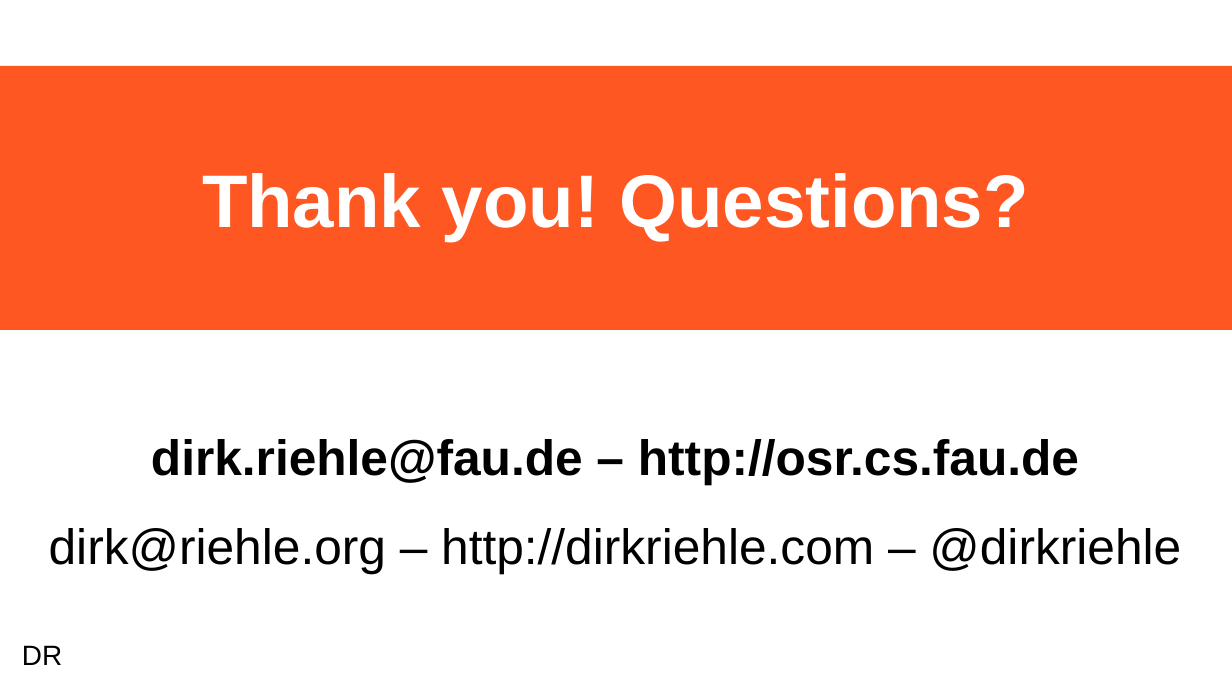
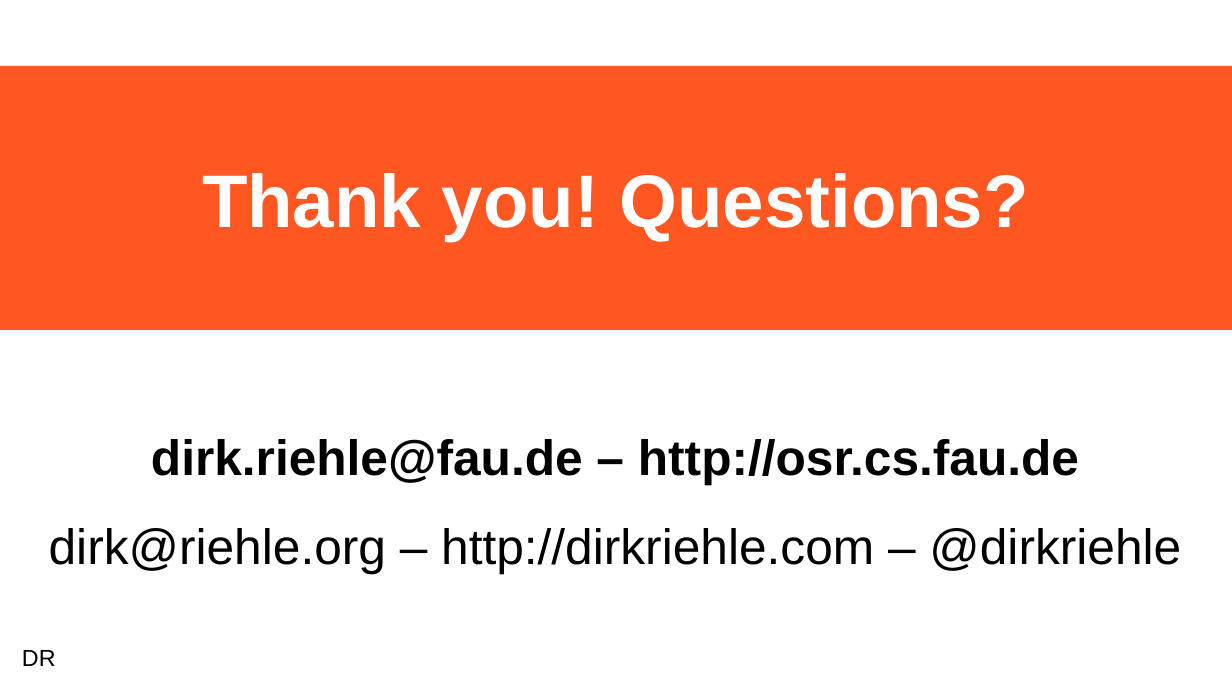
Before and after one commit to dirkriehle/adap-course, a slide deck: slide 18 of Lecture Slides/ADAP A01 - Course Introduction.odp (slide 21 before the commit). Drawn at 1232x693 pixels with LibreOffice and Linux fonts; fonts in the diff are those of the drawing. Boxes give left, top, right and bottom in pixels: in the first picture for what was removed or moved away, otherwise in the second. Text is boxed around its words. In the diff, an @@ line names an element or a change of style, - is before the commit and + after.

```diff
--- a/Lecture Slides/ADAP A01 - Course Introduction.odp
+++ b/Lecture Slides/ADAP A01 - Course Introduction.odp
@@ text "DR" at <box>22,650,56,666</box>: size 18 to 15 pt @@
```
Also in this commit, not shown: 1 other slide changed, 3 slides removed, 3 other files.
